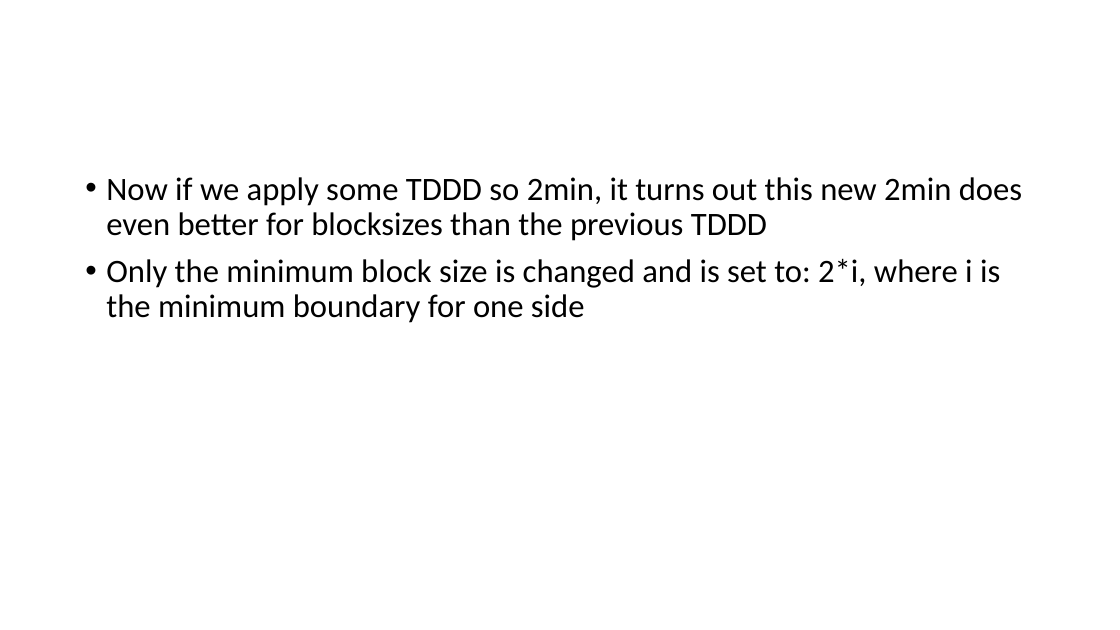
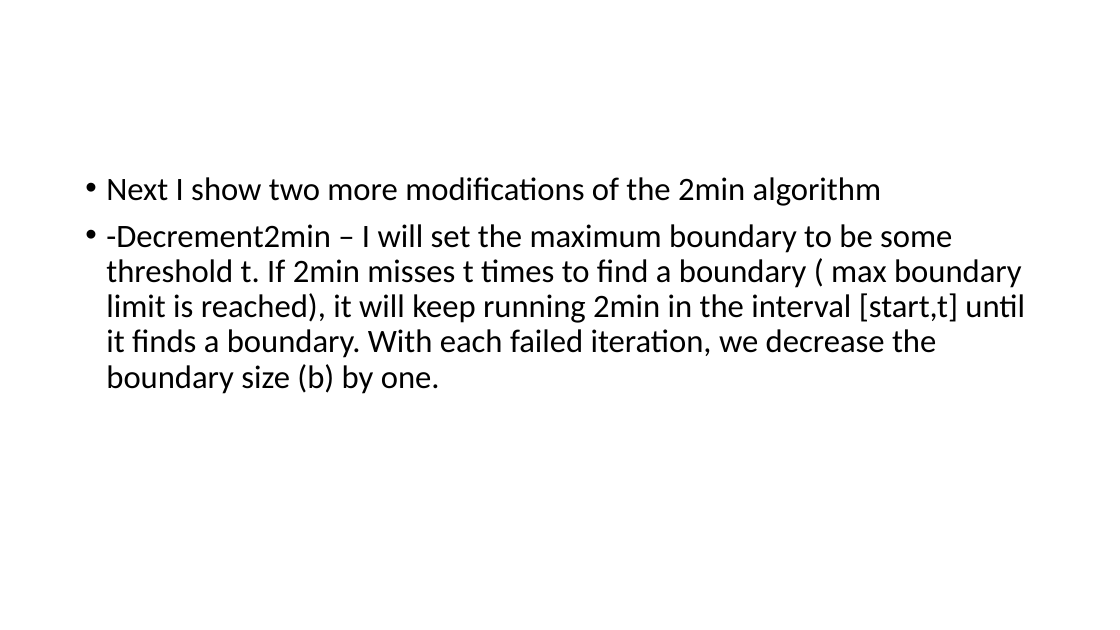
Before and after one commit to therealshah/Thesis, a slide deck: slide 34 of Runnings.pptx (slide 33 before the commit). Drawn at 1120x630 pixels with LibreOffice and Linux fonts; fonts in the diff are those of the drawing. Boxes give left, top, right and bottom in pixels: in the first picture for what was removed or moved away, otherwise in the second. Text is boxed around its words. In the diff, an @@ line names an element or a change of style, - is before the commit and + after.

```diff
--- a/Runnings.pptx
+++ b/Runnings.pptx
@@ text at [106, 177, 1025, 394]: text changed @@
-• Now if we apply some TDDD so 2min, it turns out this new 2min does even better for blocksizes than the previous TDDD
-• Only the minimum block size is changed and is set to: 2*i, where i is the minimum boundary for one side
+• Next I show two more modifications of the 2min algorithm
+• -Decrement2min – I will set the maximum boundary to be some threshold t. If 2min misses t times to find a boundary ( max boundary limit is reached), it will keep running 2min in the interval [start,t] until it finds a boundary. With each failed iteration, we decrease the boundary size (b) by one.
```
Also in this commit, not shown: 13 other slides changed, 5 slides added, 8 slides removed.
